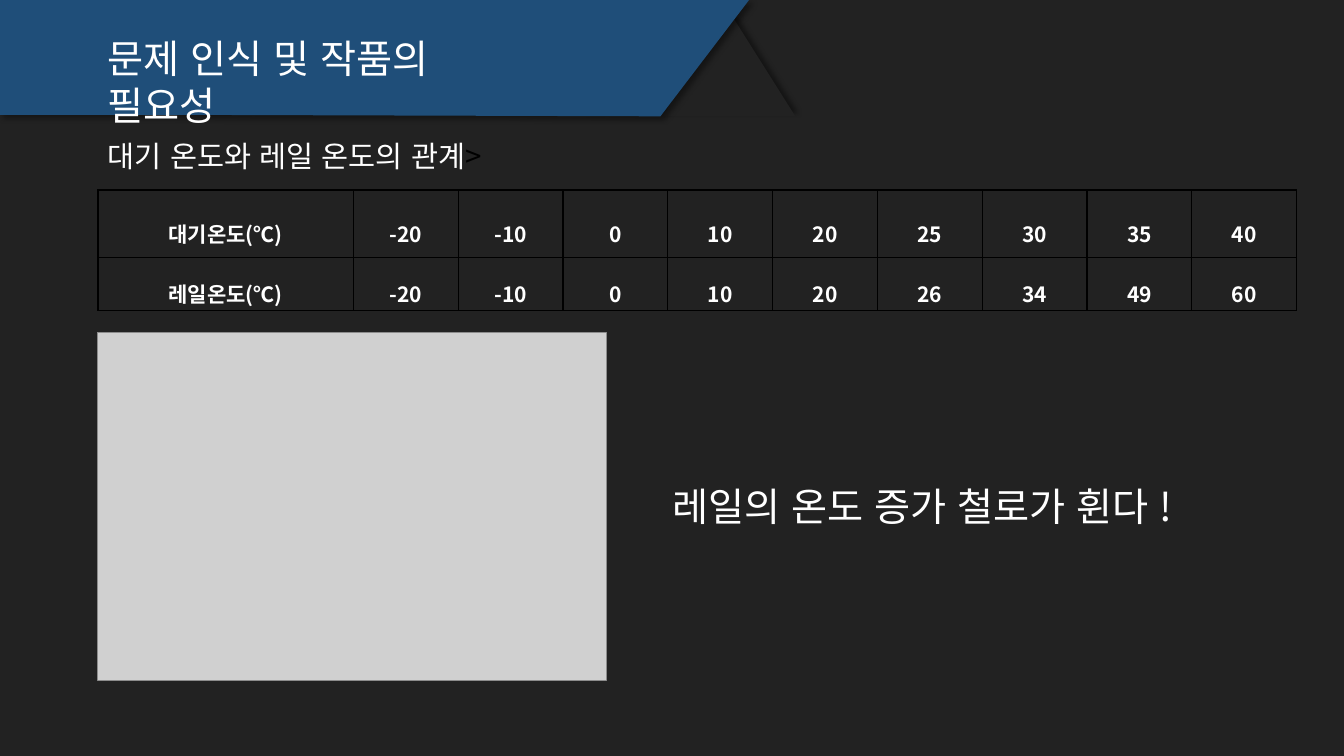
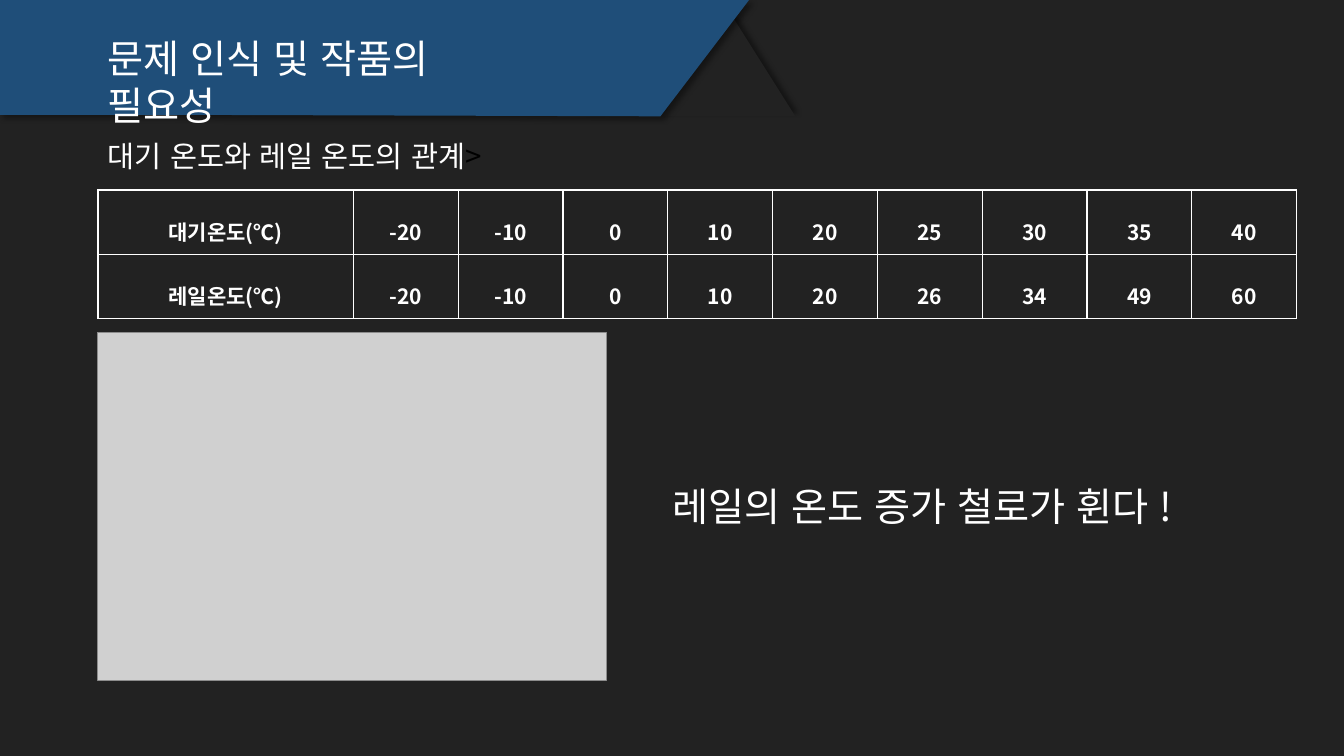
Before and after one commit to TRpop/GoRail, a slide deck: slide 5 of 중간발표/김동환 박규하 김현종 피피티 완.pptx. Drawn at 1344x756 pixels with LibreOffice and Linux fonts; fonts in the diff are those of the drawing; grey boxes stand for pictures. Boxes give left, top, right and bottom in pixels: in the first picture for what was removed or moved away, otherwise in the second. Text is boxed around its words. In the diff, an @@ line names an element or a change of style, - is before the commit and + after.

```diff
--- a/중간발표/김동환 박규하 김현종 피피티 완.pptx
+++ b/중간발표/김동환 박규하 김현종 피피티 완.pptx
@@ table at box(98, 190, 1297, 319) @@
@@ borders changed @@
```
Also in this commit, not shown: 3 other slides changed, 1 slide added, 2 slides removed, 7 other files.
